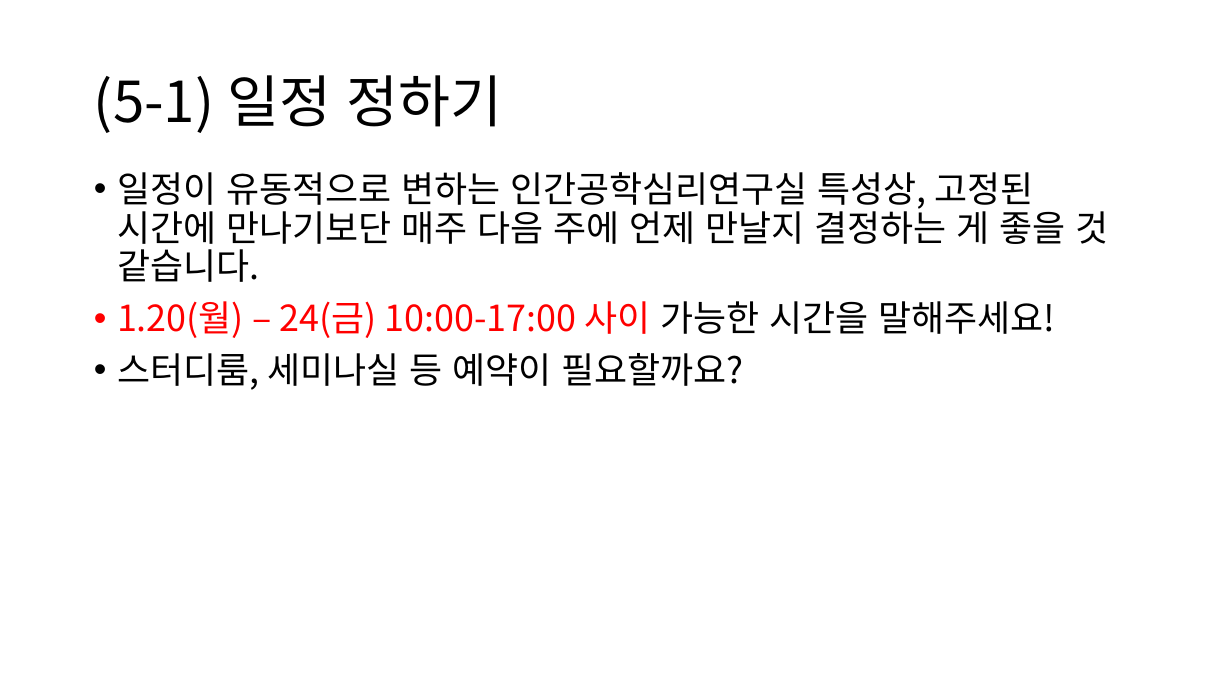
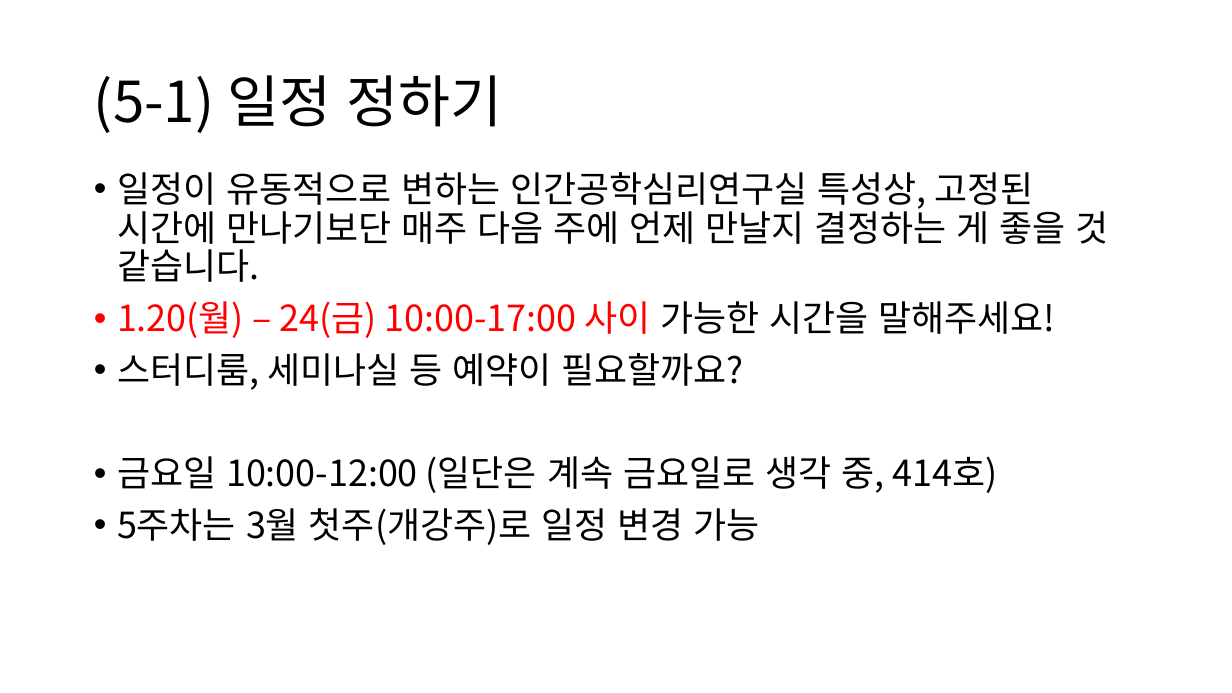
Before and after one commit to freud-sensei/this_is_codingtest, a slide deck: slide 17 of 코딩 테스트 스터디 OT.pptx. Drawn at 1232x693 pixels with LibreOffice and Linux fonts; fonts in the diff are those of the drawing. Boxes give left, top, right and bottom in pixels: in the first picture for what was removed or moved away, otherwise in the second. Text is boxed around its words. In the diff, an @@ line names an element or a change of style, - is before the commit and + after.

```diff
--- a/코딩 테스트 스터디 OT.pptx
+++ b/코딩 테스트 스터디 OT.pptx
@@ text at [117,456,997,545]: paragraphs added @@
+• 금요일 10:00-12:00 (일단은 계속 금요일로 생각 중, 414호)
+• 5주차는 3월 첫주(개강주)로 일정 변경 가능
```
Also in this commit, not shown: 2 other slides changed, 9 other files.
